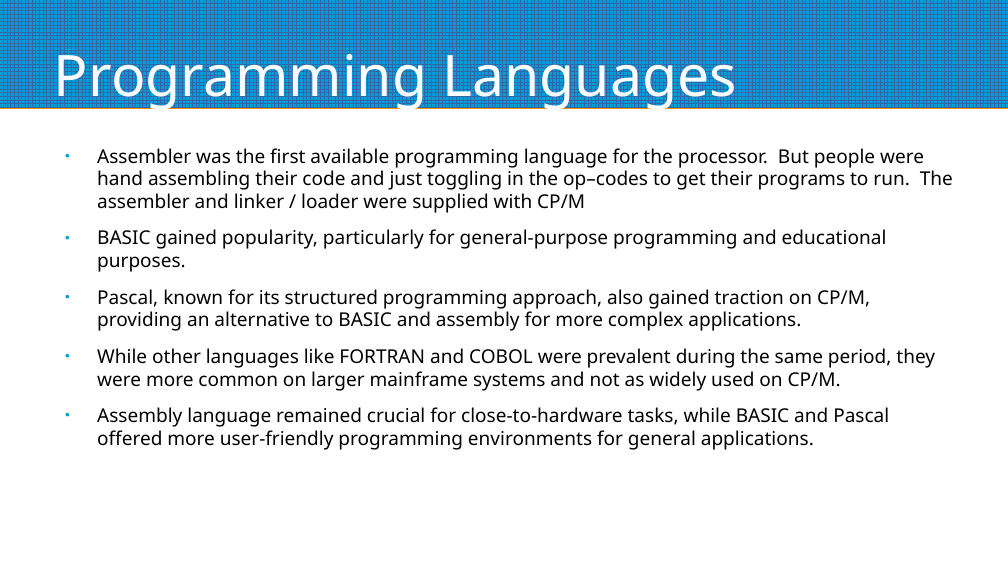
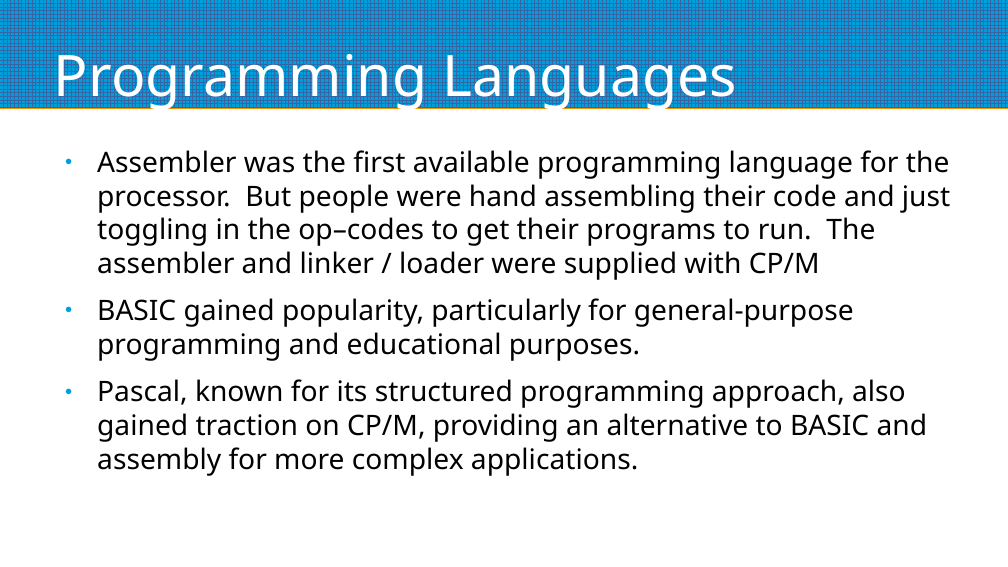
Before and after one commit to mggates39/Programming-With-CPM, a slide deck: slide 38 of CPM_Programming_Slides.odp (slide 36 before the commit). Drawn at 1008x567 pixels with LibreOffice and Linux fonts; fonts in the diff are those of the drawing. Boxes give left, top, right and bottom in pixels: in the first picture for what was removed or moved away, otherwise in the second. Text is boxed around its words. In the diff, an @@ line names an element or a change of style, - is before the commit and + after.

```diff
--- a/CPM_Programming_Slides.odp
+++ b/CPM_Programming_Slides.odp
@@ text "Assembler was the first available ..." at [97,150,950,476]: size 15 to 22.2 pt @@
@@ text at [97,348,935,450]: paragraphs removed @@
-● While other languages like FORTRAN and COBOL were prevalent during the same period, they were more common on larger mainframe systems and not as widely used on CP/M.
-● Assembly language remained crucial for close-to-hardware tasks, while BASIC and Pascal offered more user-friendly programming environments for general applications.
```
Also in this commit, not shown: 11 other slides changed, 7 slides added, 2 other files.
